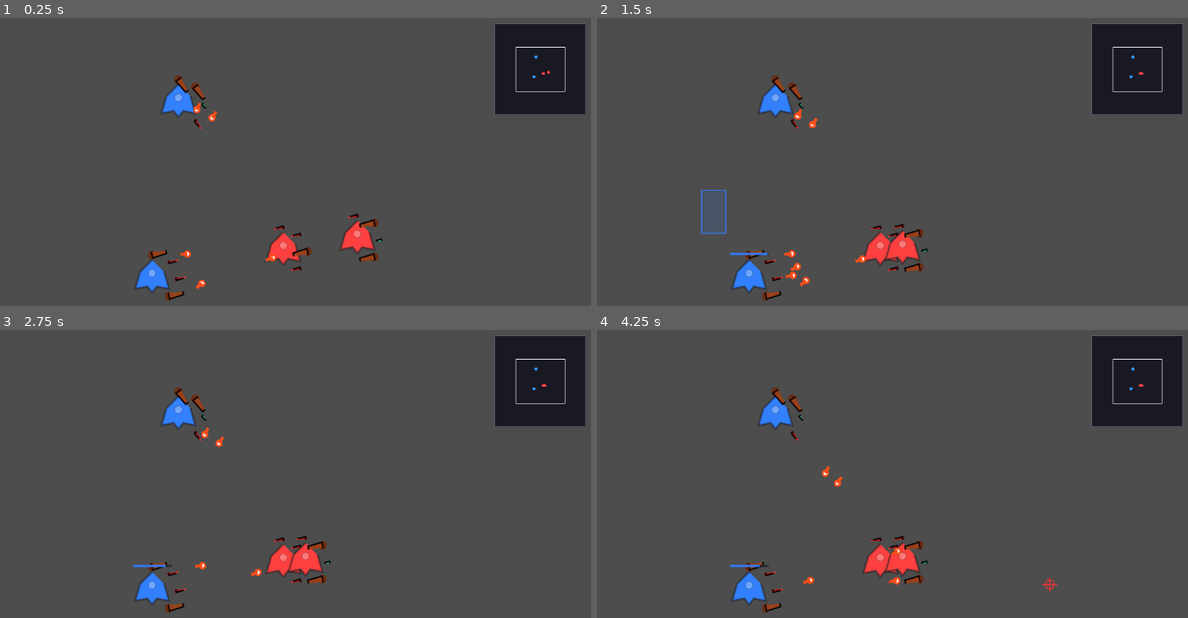
Above: before the commit, frames 1-4 (two rows, left to right).
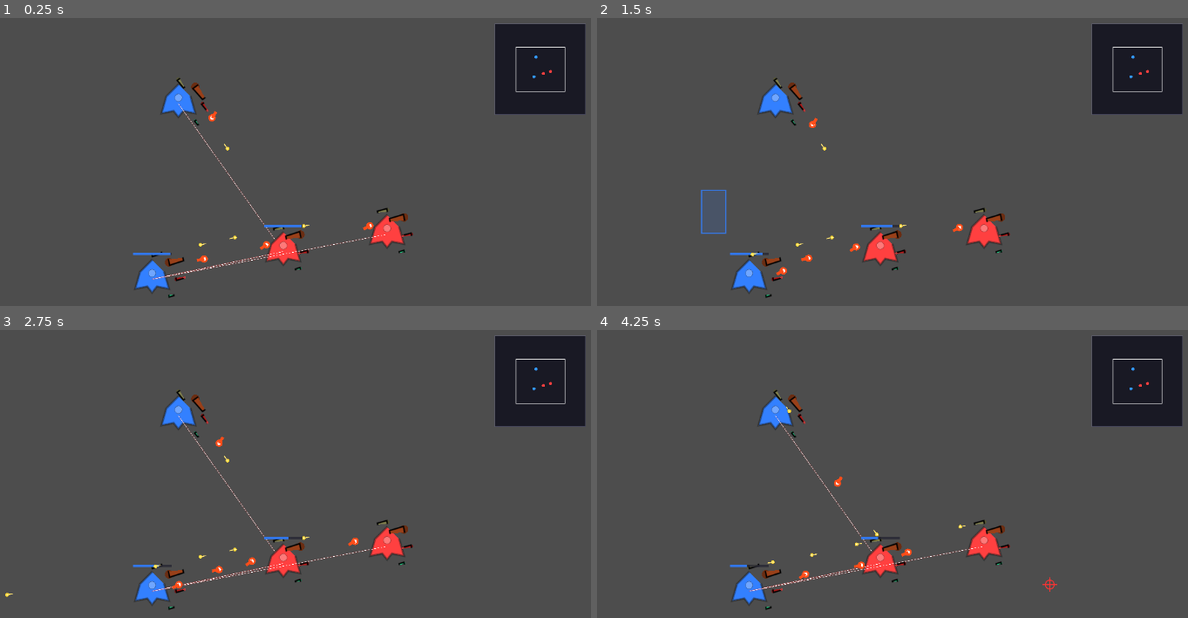
Above: after the commit, the same moments.

Repository: ZhanXuzhao/SpaceRTS
Game: Godot game, scene res://scenes/main.tscn
Two runs of this game, one before a commit and one after it. Both use one fixed random seed, a clock stepped at 60 frames per second and the inputs below.
Inputs (mouse positions are in pixels of both pictures, inside the frame that each line leads up to):
- Up to frame 1 (0.25 s): no input
- Up to frame 2 (1.5 s): tap Enter at 0.5 s; move the mouse to (992, 193) at 0.52 s; tap R at 0.6 s; click (992, 193) at 0.67 s; drag from (703, 234) to (774, 104) at 1.27 s
- Up to frame 3 (2.75 s): move the mouse to (313, 439) at 2.02 s; hold Shift from 2.03 s (still down)
- Up to frame 4 (4.25 s): release Shift at 2.75 s; drag from (803, 603) to (803, 433) at 2.77 s; move the mouse to (1052, 583) at 3.52 s; hold A from 3.53 s (still down); tap Q at 3.6 s

The runs differ from the first frame. In frame 1, 2.1% of the frame differs, in the area x 22-94%, y 17-99%; in frame 2, 1.8%; in frame 3, 2.0%; in frame 4, 2.0%.

Commit message:
One of each weapon per ship, ranges x4, fullscreen default

Diff:
--- a/scripts/main.gd
+++ b/scripts/main.gd
@@ -33,6 +33,9 @@
 
 
 func _ready() -> void:
+	# 全屏
+	get_window().mode = Window.MODE_FULLSCREEN
+
 	# 相机
 	_camera = Camera2D.new()
 	_camera.name = "Camera2D"
@@ -322,17 +325,10 @@
 	add_child(unit)
 	_units.append(unit)
 
-	for i in range(unit.slot_count):
-		unit._slot_weapons[i] = _random_weapon()
+	# 每种武器各一个
+	unit._slot_weapons[0] = Weapon.create_bullet()
+	unit._slot_weapons[1] = Weapon.create_missile()
+	unit._slot_weapons[2] = Weapon.create_laser()
+	unit._slot_weapons[3] = Weapon.create_pd()
 
 	return unit
-
-
-func _random_weapon() -> Weapon:
-	var roll = randi() % 4
-	match roll:
-		0: return Weapon.create_bullet()
-		1: return Weapon.create_missile()
-		2: return Weapon.create_laser()
-		3: return Weapon.create_pd()
-	return Weapon.create_bullet()
--- a/scripts/weapon.gd
+++ b/scripts/weapon.gd
@@ -37,7 +37,7 @@
 	var w = Weapon.new()
 	w.weapon_type = WeaponType.BULLET
 	w.damage = 8.0
-	w.range = 220.0
+	w.range = 880.0
 	w.cooldown = 0.4
 	w.projectile_speed = 600.0
 	w.projectile_color = Color(1.0, 0.85, 0.2)  # 金黄色
@@ -51,7 +51,7 @@
 	var w = Weapon.new()
 	w.weapon_type = WeaponType.MISSILE
 	w.damage = 25.0
-	w.range = 300.0
+	w.range = 1200.0
 	w.cooldown = 1.2
 	w.projectile_speed = 250.0
 	w.projectile_color = Color(1.0, 0.3, 0.1)  # 橙红色
@@ -65,7 +65,7 @@
 	var w = Weapon.new()
 	w.weapon_type = WeaponType.LASER
 	w.damage = 5.0
-	w.range = 180.0
+	w.range = 720.0
 	w.cooldown = 0.15  # 快速攻击
 	w.projectile_color = Color(1.0, 0.2, 0.2)  # 红色激光
 	w.turn_speed = 720.0  # 激光炮塔极快
@@ -76,7 +76,7 @@
 	var w = Weapon.new()
 	w.weapon_type = WeaponType.PD
 	w.damage = 1.0  # 对飞船极低伤害
-	w.range = 160.0  # 短距拦截
+	w.range = 640.0  # 短距拦截
 	w.cooldown = 0.2  # 极快射速
 	w.projectile_color = Color(0.2, 1.0, 0.7)  # 青绿色
 	w.turn_speed = 800.0  # 极快转向
